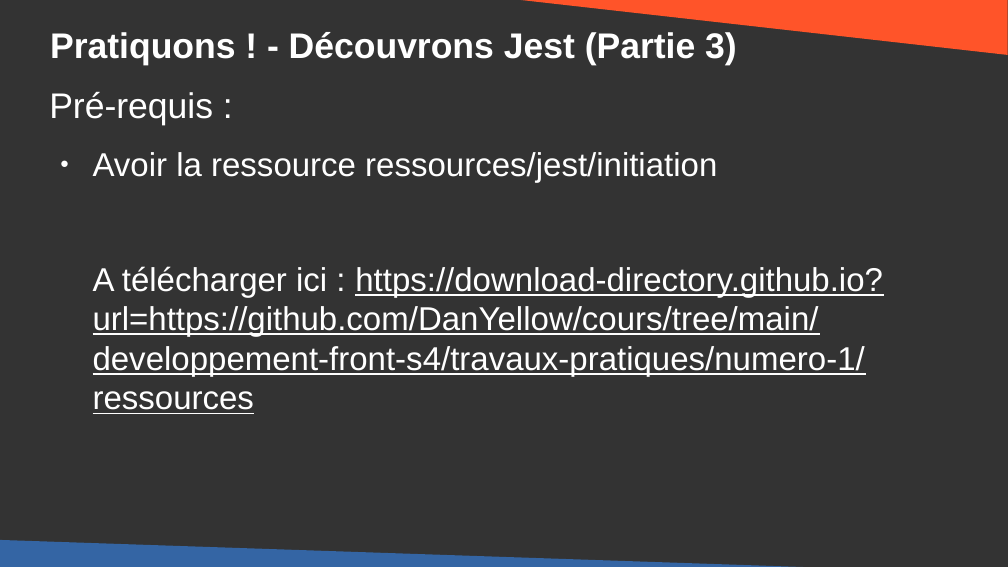
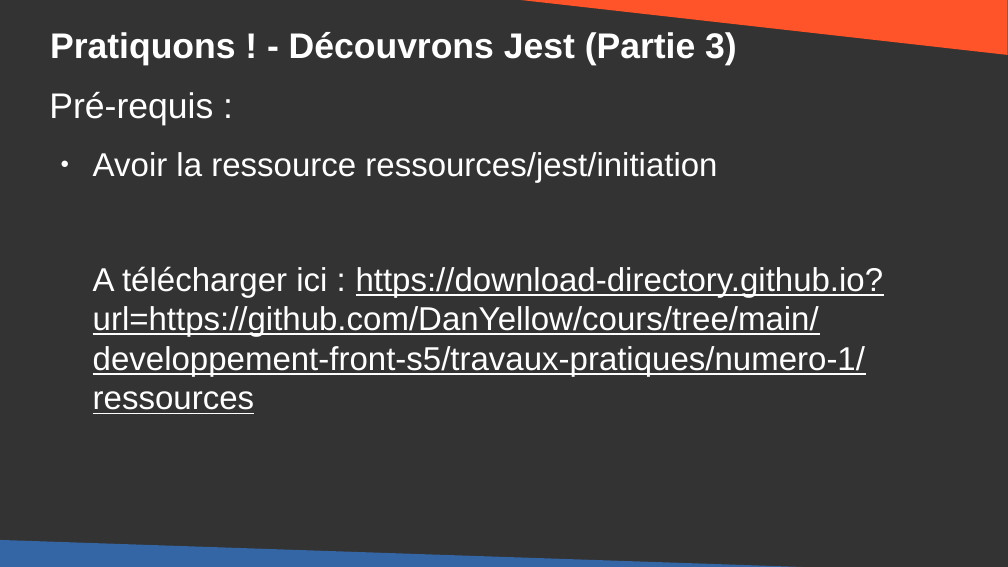
Before and after one commit to DanYellow/cours, a slide deck: slide 30 of developpement-front-s5/travaux-pratiques/numero-1/presentation.odp (slide 26 before the commit). Drawn at 1008x567 pixels with LibreOffice and Linux fonts; fonts in the diff are those of the drawing. Boxes give left, top, right and bottom in pixels: in the first picture for what was removed or moved away, otherwise in the second. Text is boxed around its words. In the diff, an @@ line names an element or a change of style, - is before the commit and + after.

Commit message:
dev-front-s5 - Add code coverage part course

```diff
--- a/developpement-front-s5/travaux-pratiques/numero-1/presentation.odp
+++ b/developpement-front-s5/travaux-pratiques/numero-1/presentation.odp
@@ text at <box>93,266,884,414</box>: text changed @@
-A télécharger ici : https://download-directory.github.io?url=https://github.com/DanYellow/cours/tree/main/developpement-front-s4/travaux-pratiques/numero-1/ressources
+A télécharger ici : https://download-directory.github.io?url=https://github.com/DanYellow/cours/tree/main/developpement-front-s5/travaux-pratiques/numero-1/ressources
```
Also in this commit, not shown: 25 other slides changed, 20 slides added, 7 other files.
